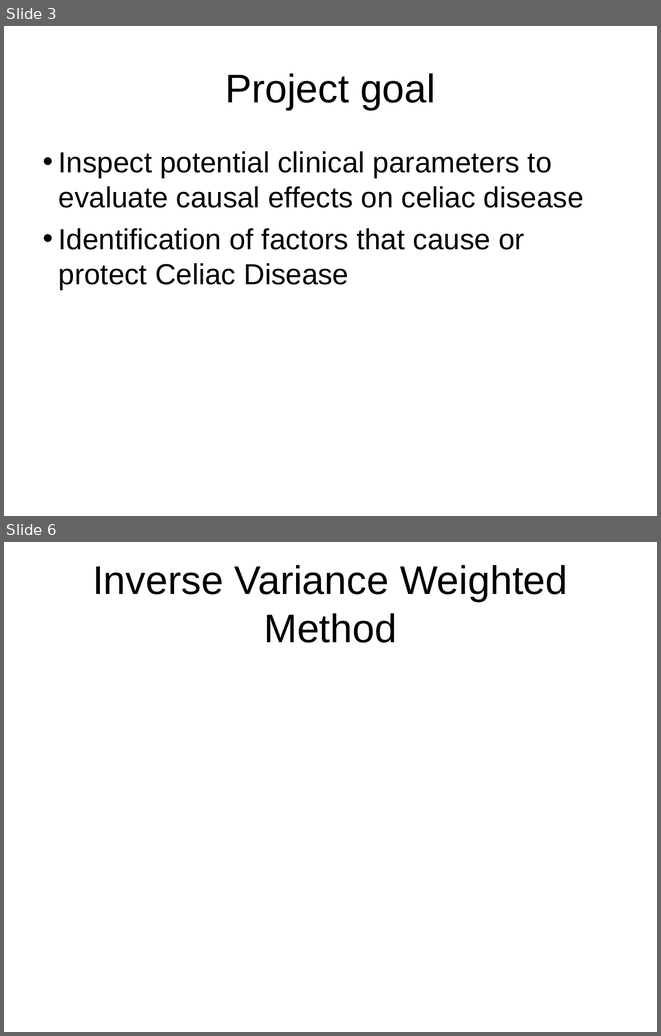
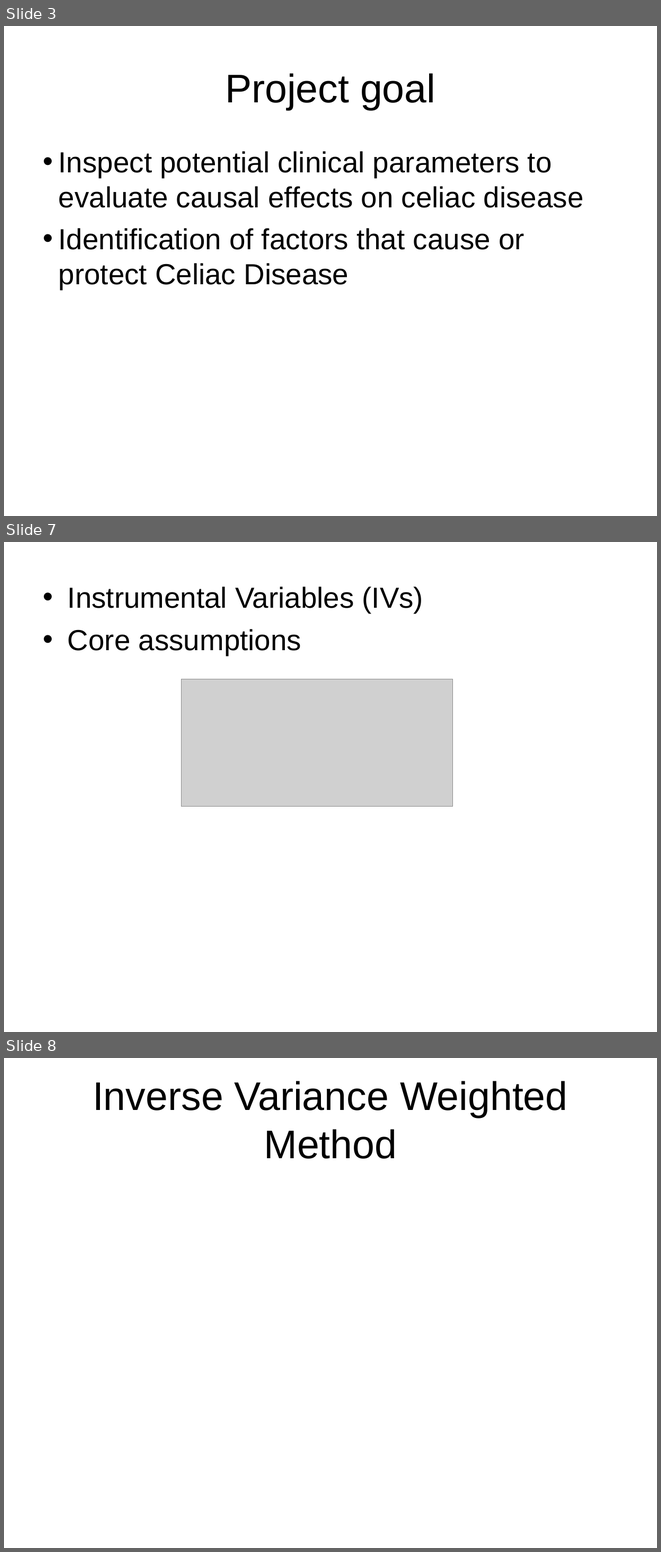
Before and after one commit to matthijsknigge/mendelianrandomization, a slide deck: internship/presentation.ppt. Shown one above the other, each under a label of ours: slides 3 and 6 before the commit, slides 3, 7 and 8 after it; the slides between them are not shown. The pictures are 661x1036 and 661x1552 pixels, drawn with LibreOffice and Linux fonts; fonts in the diff are those of the drawing; grey boxes stand for pictures. Boxes give left, top, right and bottom in pixels: in the first picture for what was removed or moved away, otherwise in the second. Text is boxed around its words. In the diff, an @@ line names an element or a change of style, - is before the commit and + after.

Commit message:
new version of presentation plus text

```diff
--- a/internship/presentation.ppt
+++ b/internship/presentation.ppt
@@ slide 7 added at <box>4,542,657,1032</box>, background #FFFFFF @@
@@ text added at <box>68,587,424,655</box>, 32 pt, text #000000 @@
+• Instrumental Variables (IVs)
+• Core assumptions
@@ picture added at <box>182,679,453,806</box> @@
@@ what was slide 6 is now slide 8 @@
```
Also in this commit, not shown: 2 slides changed, 1 other slide added, 1 other file.
